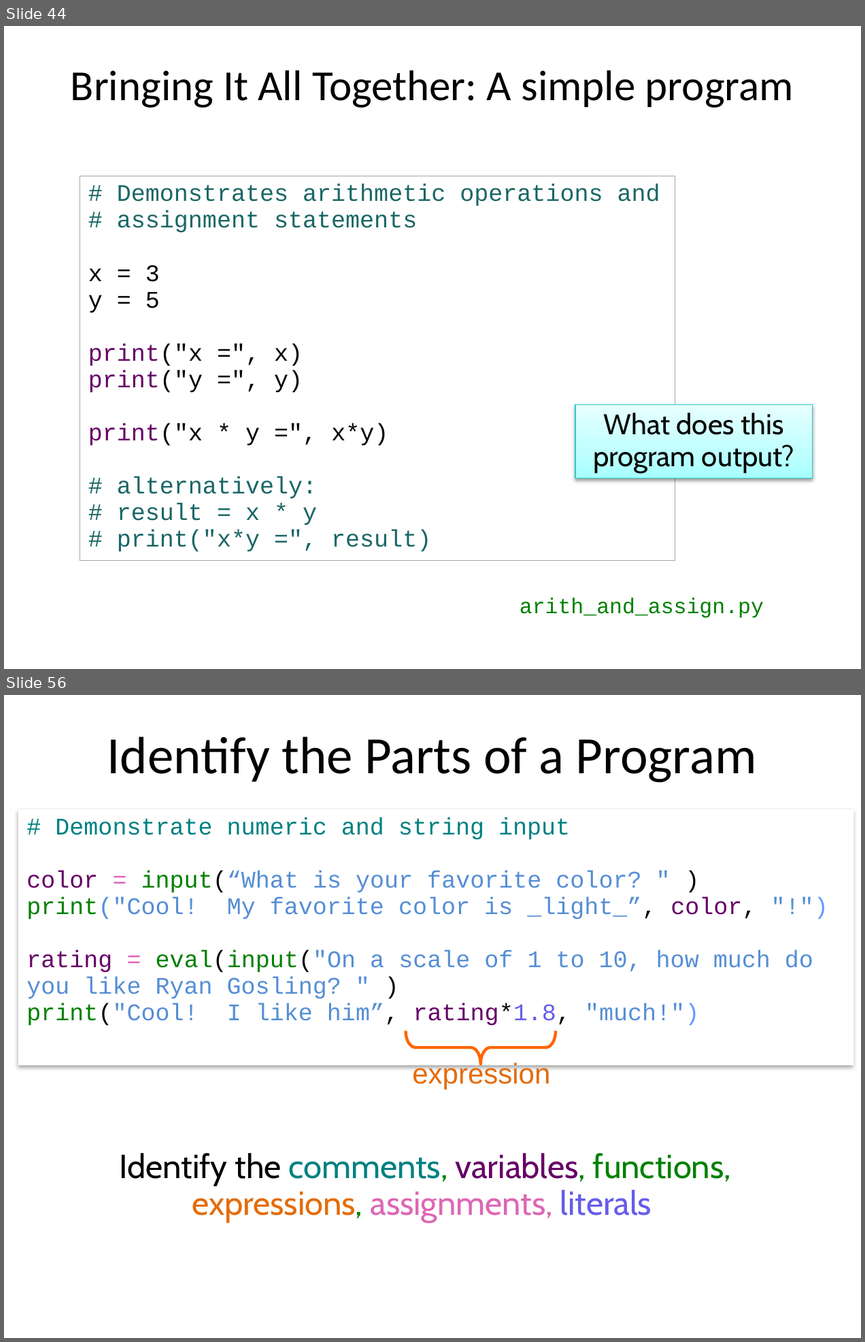
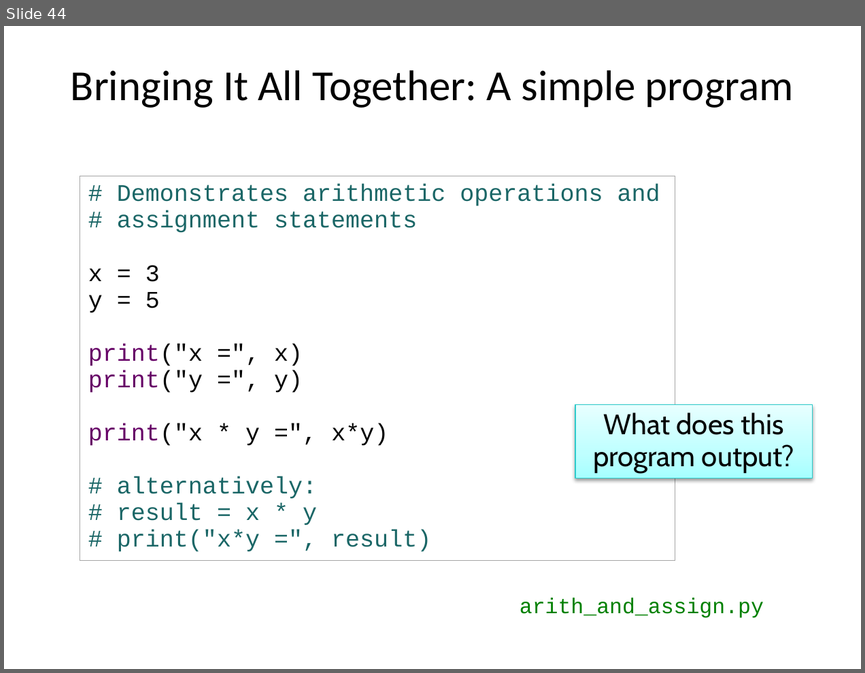
Before and after one commit to emhill/117-S15, a slide deck: src/morea/materials/04-python-intro.pptx. Shown one above the other, each under a label of ours: slides 44 and 56 before the commit, slide 44 after it; the slides between them are not shown. The pictures are 865x1342 and 865x673 pixels, drawn with LibreOffice and Linux fonts; fonts in the diff are those of the drawing. Boxes give left, top, right and bottom in pixels: in the first picture for what was removed or moved away, otherwise in the second. Text is boxed around its words. In the diff, an @@ line names an element or a change of style, - is before the commit and + after.

```diff
--- a/src/morea/materials/04-python-intro.pptx
+++ b/src/morea/materials/04-python-intro.pptx
@@ slide 56 removed at box(4, 695, 861, 1338), background #FFFFFF @@
@@ title removed at box(107, 736, 757, 783) @@
-Identify the Parts of a Program
@@ rectangle removed at box(18, 809, 854, 1065) @@
-# Demonstrate numeric and string input
-color = input(“What is your favorite color? " )
-print("Cool! My favorite color is _light_”, color, "!")
-rating = eval(input("On a scale of 1 to 10, how much do you like Ryan Gosling? " )
-print("Cool! I like him”, rating*1.8, "much!")
@@ left brace removed at box(406, 1031, 555, 1064) @@
@@ text removed at box(412, 1060, 550, 1089) @@
-expression
@@ text removed at box(120, 1153, 731, 1223) @@
-Identify the comments, variables, functions, expressions, assignments, literals
```
Also in this commit, not shown: 19 other slides removed, 16 other files.
